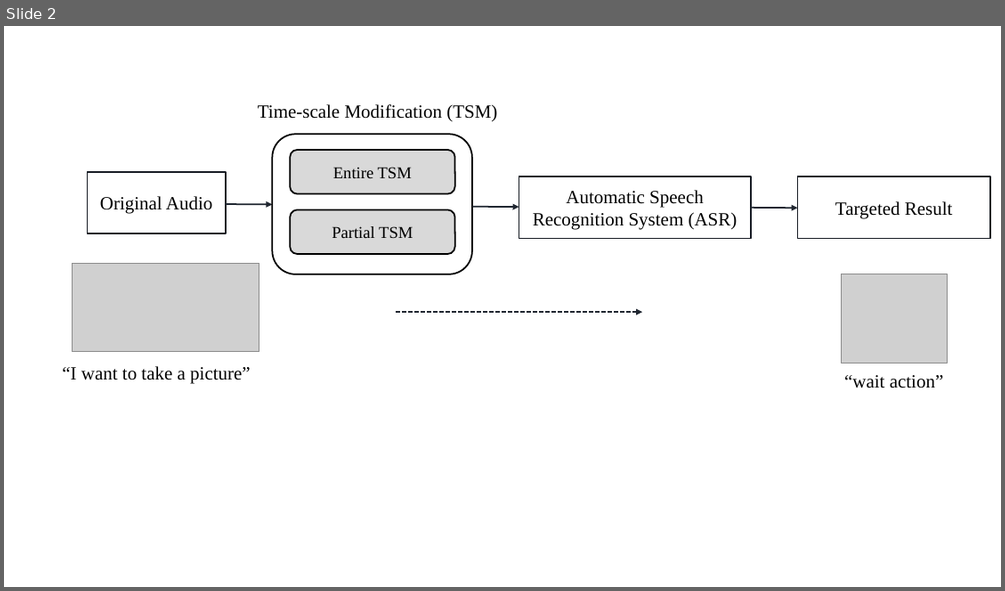
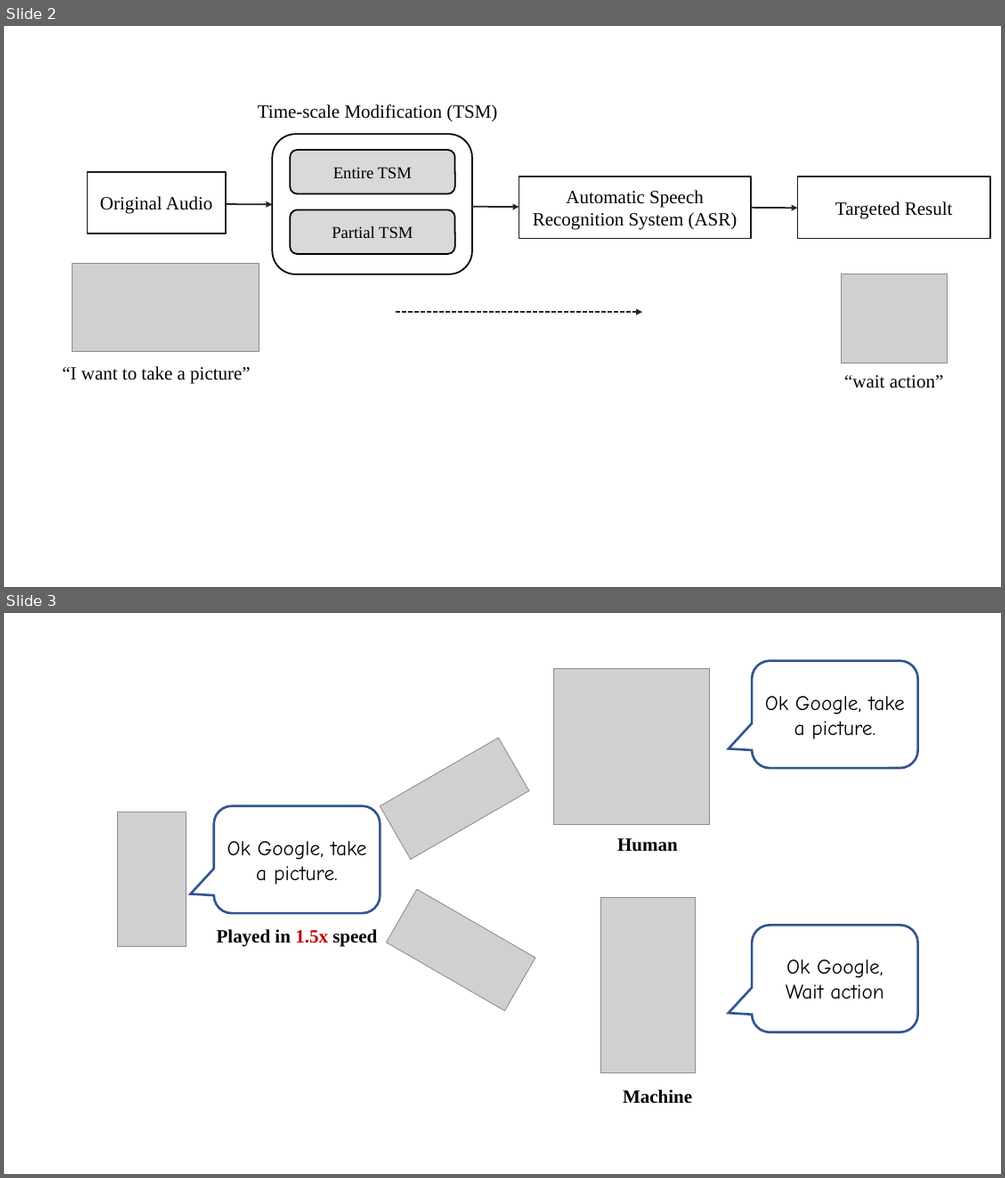
Before and after one commit to lchmoxing/audio_tsm_test, a slide deck: Figure/overview/overview.pptx. Shown one above the other, each under a label of ours: slide 2 before the commit, slides 2 and 3 after it. The pictures are 1005x591 and 1005x1178 pixels, drawn with LibreOffice and Linux fonts; fonts in the diff are those of the drawing; grey boxes stand for pictures. Boxes give left, top, right and bottom in pixels: in the first picture for what was removed or moved away, otherwise in the second. Text is boxed around its words. In the diff, an @@ line names an element or a change of style, - is before the commit and + after.

```diff
--- a/Figure/overview/overview.pptx
+++ b/Figure/overview/overview.pptx
@@ slide 3 added at (4, 613, 1001, 1174), background #FFFFFF @@
@@ rounded speech box added at (752, 661, 918, 768), fill #FFFFFF, outline #325491 2.25 pt, 20 pt, text #000000 @@
+Ok Google, take a picture.
@@ picture added at (554, 668, 709, 824) @@
@@ picture added at (380, 738, 529, 860) @@
@@ picture added at (118, 811, 186, 947) @@
@@ rounded speech box added at (214, 806, 380, 913), fill #FFFFFF, outline #325491 2.25 pt, 20 pt, text #000000 @@
+Ok Google, take a picture.
@@ text added at (617, 838, 678, 852), 18 pt, text #000000, bold @@
+Human
@@ picture added at (386, 889, 535, 1010) @@
@@ picture added at (600, 897, 695, 1073) @@
@@ text added at (217, 929, 377, 947), 18 pt, text #000000, bold @@
+Played in 1.5x speed
@@ rounded speech box added at (752, 925, 918, 1032), fill #FFFFFF, outline #325491 2.25 pt, 20 pt, text #000000 @@
+Ok Google, Wait action
@@ text added at (623, 1089, 692, 1103), 18 pt, text #000000, bold @@
+Machine
```
Also in this commit, not shown: 5 other files.
